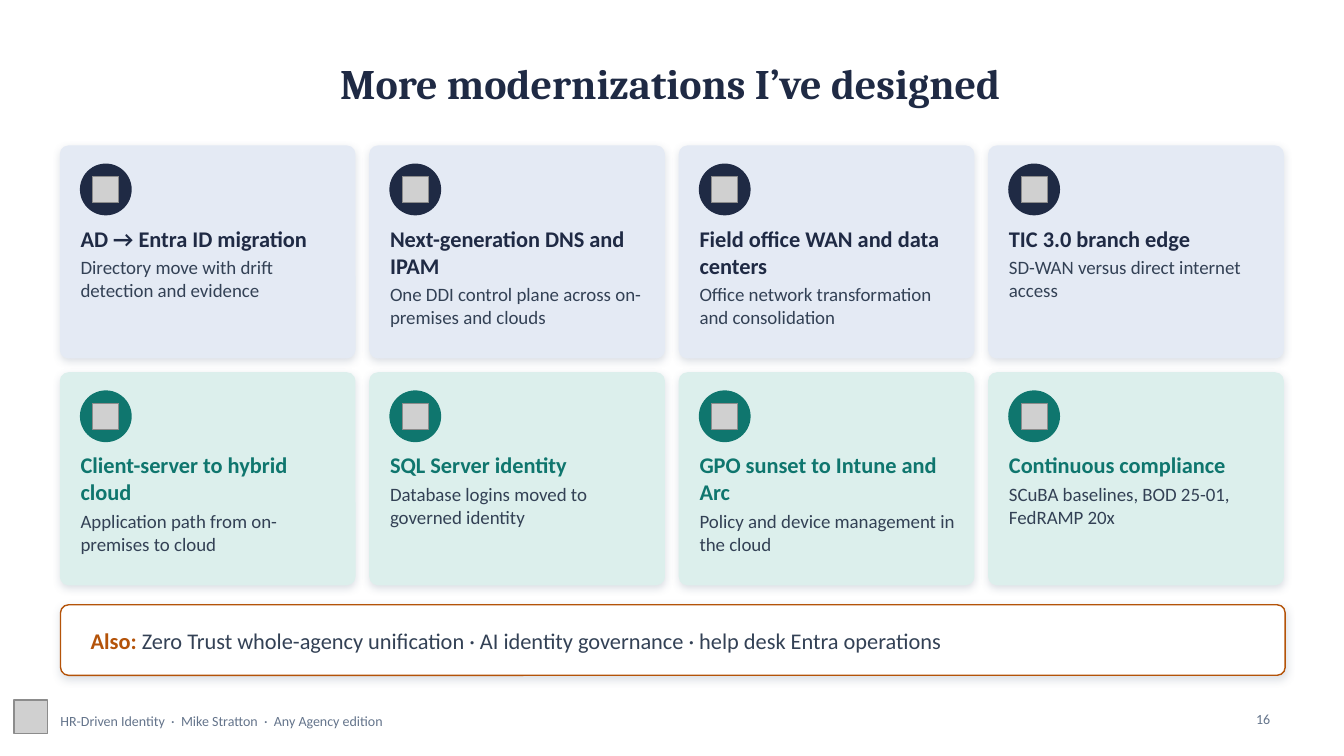
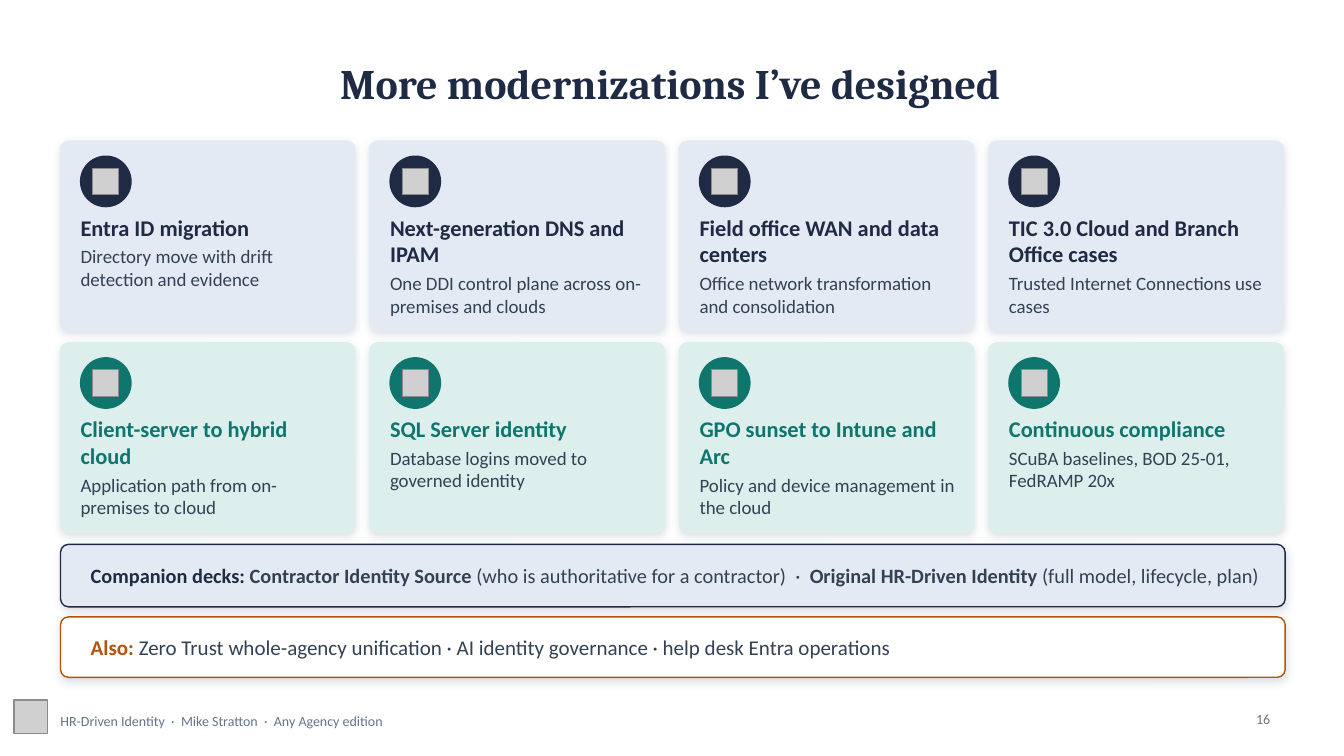
Before and after one commit to WhalerMike/modernization-workbook, a slide deck: slide 16 of presentations/hr-driven-identity-interview/HR_Driven_Identity_AnyAgency_Narrated.pptx. Drawn at 1344x756 pixels with LibreOffice and Linux fonts; fonts in the diff are those of the drawing; grey boxes stand for pictures; background and template pictures are left out. Boxes give left, top, right and bottom in pixels: in the first picture for what was removed or moved away, otherwise in the second. Text is boxed around its words. In the diff, an @@ line names an element or a change of style, - is before the commit and + after.

```diff
--- a/presentations/hr-driven-identity-interview/HR_Driven_Identity_AnyAgency_Narrated.pptx
+++ b/presentations/hr-driven-identity-interview/HR_Driven_Identity_AnyAgency_Narrated.pptx
@@ rounded rectangle: place and size @@
-rounded rectangle at (60, 146, 355, 358)
+rounded rectangle at (60, 141, 355, 331)
@@ rounded rectangle: place and size @@
-rounded rectangle at (370, 146, 664, 358)
+rounded rectangle at (370, 141, 664, 331)
@@ rounded rectangle: place and size @@
-rounded rectangle at (680, 146, 974, 358)
+rounded rectangle at (680, 141, 974, 331)
@@ rounded rectangle: place and size @@
-rounded rectangle at (989, 146, 1284, 358)
+rounded rectangle at (989, 141, 1284, 331)
@@ 4 pictures, 4 ellipses: place and size @@
-4 pictures, 4 ellipses at (81, 164, 1060, 215)
+4 pictures, 4 ellipses at (81, 156, 1060, 207)
@@ text at (81, 220, 250, 240): text changed @@
-AD → Entra ID migration
+Entra ID migration
@@ text "Entra ID migration": place and size @@
-text "Entra ID migration" at (81, 231, 307, 297)
+text "Entra ID migration" at (81, 220, 273, 286)
@@ text "Next-generation DNS and IPAM": place and size @@
-text "Next-generation DNS and IPAM" at (390, 231, 641, 327)
+text "Next-generation DNS and IPAM" at (390, 220, 641, 316)
@@ text "Field office WAN and data ...": place and size @@
-text "Field office WAN and data ..." at (700, 231, 939, 324)
+text "Field office WAN and data ..." at (700, 220, 939, 313)
@@ text at (1009, 220, 1262, 313): text changed @@
-TIC 3.0 branch edge
-SD-WAN versus direct internet access
+TIC 3.0 Cloud and Branch Office cases
+Trusted Internet Connections use cases
@@ rounded rectangle: place and size @@
-rounded rectangle at (60, 373, 355, 585)
+rounded rectangle at (60, 343, 355, 532)
@@ rounded rectangle: place and size @@
-rounded rectangle at (370, 373, 664, 585)
+rounded rectangle at (370, 343, 664, 532)
@@ rounded rectangle: place and size @@
-rounded rectangle at (680, 373, 974, 585)
+rounded rectangle at (680, 343, 974, 532)
@@ proportions changed in 9 elements at (60, 617, 1286, 678), (60, 141, 355, 331), (370, 141, 664, 331), (680, 141, 974, 331), (989, 141, 1284, 331), (60, 343, 355, 532), (370, 343, 664, 532), (680, 343, 974, 532), (989, 343, 1284, 532) @@
@@ rounded rectangle: place and size @@
-rounded rectangle at (989, 373, 1284, 585)
+rounded rectangle at (989, 343, 1284, 532)
@@ 4 pictures, 4 ellipses: place and size @@
-4 pictures, 4 ellipses at (81, 391, 1060, 442)
+4 pictures, 4 ellipses at (81, 358, 1060, 408)
@@ text "Client-server to hybrid cloud": place and size @@
-text "Client-server to hybrid cloud" at (81, 457, 288, 554)
+text "Client-server to hybrid cloud" at (81, 421, 288, 517)
@@ text "SQL Server identity": place and size @@
-text "SQL Server identity" at (390, 457, 587, 527)
+text "SQL Server identity" at (390, 421, 587, 490)
@@ text "GPO sunset to Intune and ...": place and size @@
-text "GPO sunset to Intune and ..." at (700, 457, 954, 551)
+text "GPO sunset to Intune and ..." at (700, 421, 954, 514)
@@ text "Continuous compliance": place and size @@
-text "Continuous compliance" at (1009, 457, 1230, 524)
+text "Continuous compliance" at (1009, 421, 1230, 487)
@@ rounded rectangle added at (60, 544, 1286, 607), fill #E4EAF4, outline #1F2A44 1 pt @@
@@ text added at (91, 568, 1259, 587), 14.5 pt, text #334155, bold @@
+Companion decks: Contractor Identity Source (who is authoritative for a contractor) · Original HR-Driven Identity (full model, lifecycle, plan)
@@ rounded rectangle: place and size @@
-rounded rectangle at (60, 605, 1286, 676)
+rounded rectangle at (60, 617, 1286, 678)
@@ text "Also: Zero Trust whole-agency unification ...": place and size @@
-text "Also: Zero Trust whole-agency unification ..." at (91, 633, 941, 653)
+text "Also: Zero Trust whole-agency unification ..." at (91, 640, 889, 659)
@@ text "Also: Zero Trust whole-agency unification ..." at (91, 640, 889, 659): size 16 to 15 pt @@
```
Also in this commit, not shown: 5 other slides changed, 46 other files.
